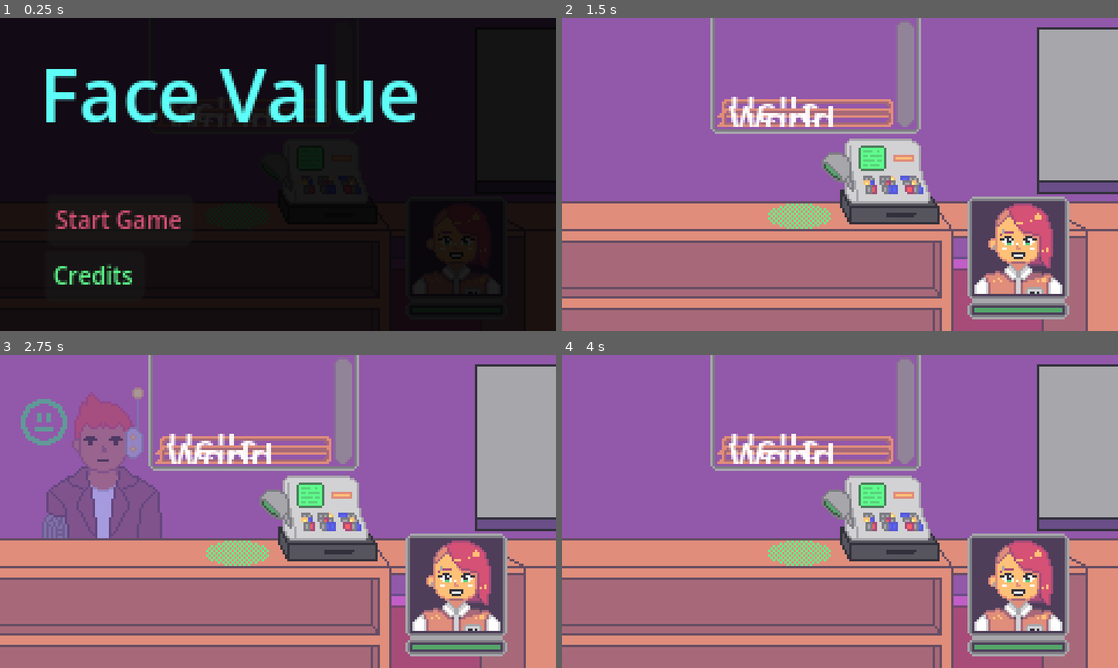
Above: before the commit, frames 1-4 (two rows, left to right).
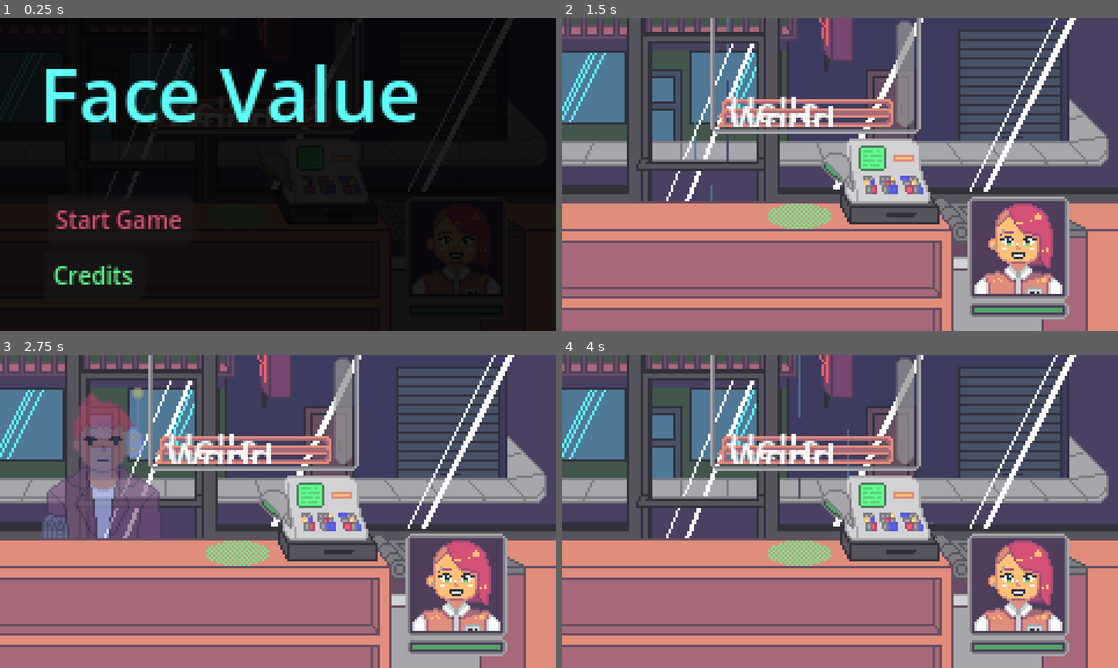
Above: after the commit, the same moments.

Repository: goofanader/ggj-2026
Game: Godot game, scene res://Scenes/Main Scene.tscn
The game is run twice, just before and just after one commit, with the same random seed, the same clock (stepped at 60 frames per second) and the same inputs.
Inputs (mouse positions are in pixels of both pictures, inside the frame that each line leads up to):
- Up to frame 1 (0.25 s): no input
- Up to frame 2 (1.5 s): click "Start Game" at 0.5 s; tap Enter (Spawn New Customer) at 1.25 s; move the mouse to (878, 180) at 1.27 s; hold Backspace (Clear Customers) from 1.28 s (still down); click (878, 180) at 1.42 s
- Up to frame 3 (2.75 s): move the mouse to (166, 527) at 2.02 s; release Backspace (Clear Customers) at 2.03 s; tap Enter (Spawn New Customer) at 2.1 s; click (166, 527) at 2.17 s
- Up to frame 4 (4 s): move the mouse to (895, 442) at 2.77 s; hold Backspace (Clear Customers) 2.78-3.53 s; click (895, 442) at 2.92 s; move the mouse to (812, 574) at 3.52 s; tap Enter (Spawn New Customer) at 3.6 s; click (812, 574) at 3.67 s

The runs differ from the first frame. In frame 1, less than 0.1% of the frame differs, in the area x 85-92%, y 2-25%; in frame 2, 52%, in the area x 0-100%, y 0-100%; in frame 3, 51%; in frame 4, 52%.

Commit message:
new background + rain

Diff:
--- a/Scenes/Customer.tscn
+++ b/Scenes/Customer.tscn
@@ -6,7 +6,6 @@
 [ext_resource type="Texture2D" uid="uid://cyho4ggubdvhx" path="res://Assets/Art/Characters/Anger.png" id="3_j21p7"]
 [ext_resource type="AudioStream" uid="uid://bbnehfw45v3gl" path="res://Assets/Sounds/Beam_Down.wav" id="3_kosw0"]
 [ext_resource type="AudioStream" uid="uid://xwtv3v5lefag" path="res://Assets/Sounds/Door_Close.wav" id="4_1r5ol"]
-[ext_resource type="Texture2D" uid="uid://tli5yhf22qms" path="res://Assets/Art/Characters/Mood.png" id="4_rje0e"]
 [ext_resource type="AudioStream" uid="uid://s3cccg8tvs07" path="res://Assets/Sounds/Door_Open.wav" id="5_6nvjr"]
 [ext_resource type="AudioStream" uid="uid://ctalrj1cl3ssu" path="res://Assets/Sounds/Electric_Sparks.wav" id="6_4qdli"]
 
@@ -58,57 +57,6 @@
 }],
 "loop": true,
 "name": &"Angry 2",
-"speed": 5.0
-}]
-
-[sub_resource type="AtlasTexture" id="AtlasTexture_6nvjr"]
-atlas = ExtResource("4_rje0e")
-region = Rect2(72, 0, 24, 24)
-
-[sub_resource type="AtlasTexture" id="AtlasTexture_4qdli"]
-atlas = ExtResource("4_rje0e")
-region = Rect2(0, 0, 24, 24)
-
-[sub_resource type="AtlasTexture" id="AtlasTexture_cl1o2"]
-atlas = ExtResource("4_rje0e")
-region = Rect2(24, 0, 24, 24)
-
-[sub_resource type="AtlasTexture" id="AtlasTexture_27sx0"]
-atlas = ExtResource("4_rje0e")
-region = Rect2(48, 0, 24, 24)
-
-[sub_resource type="SpriteFrames" id="SpriteFrames_rje0e"]
-animations = [{
-"frames": [{
-"duration": 1.0,
-"texture": SubResource("AtlasTexture_6nvjr")
-}],
-"loop": true,
-"name": &"Angry",
-"speed": 5.0
-}, {
-"frames": [{
-"duration": 1.0,
-"texture": SubResource("AtlasTexture_4qdli")
-}],
-"loop": true,
-"name": &"Happy",
-"speed": 5.0
-}, {
-"frames": [{
-"duration": 1.0,
-"texture": SubResource("AtlasTexture_cl1o2")
-}],
-"loop": true,
-"name": &"Neutral",
-"speed": 5.0
-}, {
-"frames": [{
-"duration": 1.0,
-"texture": SubResource("AtlasTexture_27sx0")
-}],
-"loop": true,
-"name": &"Sad",
 "speed": 5.0
 }]
 
@@ -467,7 +415,7 @@
 &"Walk Out": SubResource("Animation_1r5ol")
 }
 
-[node name="Customer" type="Node2D" unique_id=1278525423 node_paths=PackedStringArray("frame_node", "sprite_node", "mood_node", "expr_node", "animator", "audio_node")]
+[node name="Customer" type="Node2D" unique_id=1278525423 node_paths=PackedStringArray("frame_node", "sprite_node", "expr_node", "animator", "audio_node")]
 script = ExtResource("1_o7g7w")
 audio_files = Dictionary[String, AudioStream]({
 "Beam Down": ExtResource("3_kosw0"),
@@ -478,7 +426,6 @@
 })
 frame_node = NodePath("Customer_Frame")
 sprite_node = NodePath("Customer_Frame/Customer Sprite")
-mood_node = NodePath("Customer_Frame/Moon Indicator")
 expr_node = NodePath("Customer_Frame/Customer Expression")
 animator = NodePath("Customer_Frame/AnimationPlayer")
 audio_node = NodePath("Customer_Frame/AudioStreamPlayer2D")
@@ -496,11 +443,6 @@
 sprite_frames = SubResource("SpriteFrames_1r5ol")
 animation = &"Angry 2"
 
-[node name="Moon Indicator" type="AnimatedSprite2D" parent="Customer_Frame" unique_id=1084064898]
-position = Vector2(-25, -57)
-sprite_frames = SubResource("SpriteFrames_rje0e")
-animation = &"Happy"
-
 [node name="AnimationPlayer" type="AnimationPlayer" parent="Customer_Frame" unique_id=485819954]
 root_node = NodePath("../..")
 libraries/ = SubResource("AnimationLibrary_6nvjr")
--- a/Scenes/Main Scene.tscn
+++ b/Scenes/Main Scene.tscn
@@ -1,12 +1,10 @@
 [gd_scene format=3 uid="uid://d2wig6v3ksphj"]
 
 [ext_resource type="Script" uid="uid://doxe6253y3sku" path="res://Scripts/main_scene.gd" id="1_4y6ly"]
-[ext_resource type="Texture2D" uid="uid://cpspwe73ld65c" path="res://Assets/Art/Background/wall_bg.png" id="1_atbvb"]
 [ext_resource type="PackedScene" uid="uid://rfyl0f42xd2f" path="res://Scenes/Item.tscn" id="2_56oky"]
 [ext_resource type="Texture2D" uid="uid://ujp8tw0paiu6" path="res://Assets/Art/Background/back_table.png" id="2_ke1vn"]
 [ext_resource type="Script" uid="uid://4t7ehoq1t80x" path="res://Scripts/customer_data.gd" id="2_l533x"]
 [ext_resource type="SpriteFrames" uid="uid://ig0bwfm563il" path="res://Assets/Art/Characters/customer_test_frames.tres" id="3_1051w"]
-[ext_resource type="Texture2D" uid="uid://qd1d050vdn30" path="res://Assets/Art/Background/front_table.png" id="3_v87v2"]
 [ext_resource type="Texture2D" uid="uid://b6ry56fg0rdoj" path="res://Assets/Art/Background/register.png" id="4_156p1"]
 [ext_resource type="Texture2D" uid="uid://j7ahjlb32un3" path="res://Assets/Art/Background/scanner_spot.png" id="5_7enb7"]
 [ext_resource type="SpriteFrames" uid="uid://peoq2t8hhfx6" path="res://Assets/Art/Characters/eye_girl_frames.tres" id="5_bgl0a"]
@@ -14,10 +12,15 @@
 [ext_resource type="Script" path="res://Scripts/background_sounds.gd" id="5_uctcs"]
 [ext_resource type="SpriteFrames" uid="uid://borlb3ab3ej5x" path="res://Assets/Art/Characters/robot_frames.tres" id="6_777q4"]
 [ext_resource type="PackedScene" uid="uid://dfife271rokxq" path="res://Scenes/Customer.tscn" id="7_7enb7"]
+[ext_resource type="Texture2D" uid="uid://1xp7sa4enjc0" path="res://Assets/Art/Background/street.png" id="8_1n7h2"]
 [ext_resource type="PackedScene" uid="uid://yvs2w16l73e7" path="res://Scenes/Dialog.tscn" id="9_105va"]
+[ext_resource type="Script" uid="uid://dsiwpy0t3rcm4" path="res://Scripts/rain.gd" id="9_777q4"]
 [ext_resource type="Script" uid="uid://dw5l65yena3g6" path="res://Scripts/register.gd" id="9_mlytr"]
+[ext_resource type="PackedScene" uid="uid://dxkajydmw3b80" path="res://Scenes/rain_drop.tscn" id="10_n5ssh"]
 [ext_resource type="AudioStream" uid="uid://b7yo0mbh8h2j0" path="res://Assets/Sounds/Register_Beep.wav" id="11_5ye1r"]
+[ext_resource type="Texture2D" uid="uid://bxubgsq3bmdbn" path="res://Assets/Art/Background/back_wall.png" id="11_v38rm"]
 [ext_resource type="AudioStream" uid="uid://btohdyemvub5e" path="res://Assets/Sounds/Register_Kaching.wav" id="12_5ye1r"]
+[ext_resource type="Texture2D" uid="uid://dy6n5gvk4rihg" path="res://Assets/Art/Background/table_front.png" id="13_fjyh7"]
 [ext_resource type="AudioStream" uid="uid://b26oyhgbm2dpi" path="res://Assets/Sounds/Background_Loop.ogg" id="17_mtrcc"]
 [ext_resource type="AudioStream" uid="uid://b8ik7htsx2j7g" path="res://Assets/Sounds/Bustling_People.wav" id="19_moxyw"]
 [ext_resource type="AudioStream" uid="uid://cpklr4e6fipph" path="res://Assets/Sounds/Siren_Close.wav" id="20_bgl0a"]
@@ -32,6 +35,12 @@
 customer_scene = ExtResource("7_7enb7")
 metadata/_custom_type_script = "uid://4t7ehoq1t80x"
 
+[sub_resource type="Curve2D" id="Curve2D_bgl0a"]
+_data = {
+"points": PackedVector2Array(0, 0, 0, 0, 0, 0, 0, 0, 0, 0, 240, 0)
+}
+point_count = 2
+
 [sub_resource type="CapsuleShape2D" id="CapsuleShape2D_4y6ly"]
 radius = 3.0
 height = 18.0
@@ -68,14 +77,24 @@
 [node name="Background Image" type="TextureRect" parent="Bg" unique_id=198714438]
 offset_right = 240.0
 offset_bottom = 135.0
-texture = ExtResource("1_atbvb")
+texture = ExtResource("8_1n7h2")
 metadata/_edit_lock_ = true
 
-[node name="Background Color" type="ColorRect" parent="Bg" unique_id=264494243]
-z_index = -100
+[node name="Rain" type="Path2D" parent="Bg" unique_id=775347751]
+curve = SubResource("Curve2D_bgl0a")
+script = ExtResource("9_777q4")
+drop = ExtResource("10_n5ssh")
+
+[node name="PathFollow2D" type="PathFollow2D" parent="Bg/Rain" unique_id=78499294]
+
+[node name="Timer" type="Timer" parent="Bg/Rain" unique_id=1367093035]
+wait_time = 0.05
+autostart = true
+
+[node name="Background Image2" type="TextureRect" parent="Bg" unique_id=1488079086]
 offset_right = 240.0
 offset_bottom = 135.0
-color = Color(0.654902, 0.6509804, 0.67058825, 1)
+texture = ExtResource("11_v38rm")
 metadata/_edit_lock_ = true
 
 [node name="Fg" type="Node2D" parent="." unique_id=180572099]
@@ -92,7 +111,7 @@
 [node name="Table Front" type="TextureRect" parent="Fg/Table" unique_id=1101406131]
 offset_right = 40.0
 offset_bottom = 40.0
-texture = ExtResource("3_v87v2")
+texture = ExtResource("13_fjyh7")
 metadata/_edit_lock_ = true
 
 [node name="Register" type="Sprite2D" parent="Fg" unique_id=57658671]
@@ -274,6 +293,7 @@
 text = "Yinfinity
 Sound & Art"
 
+[connection signal="timeout" from="Bg/Rain/Timer" to="Bg/Rain" method="_on_timer_timeout"]
 [connection signal="checkout" from="Fg/Register" to="." method="_on_register_checkout"]
 [connection signal="scan" from="Fg/Register" to="." method="_on_register_scan"]
 [connection signal="area_entered" from="Fg/Register/ScanSpot/ScanSpotArea" to="Fg/Register" method="_on_scan_spot_area_area_entered"]
--- /dev/null
+++ b/Scenes/rain_drop.tscn
@@ -0,0 +1,10 @@
+[gd_scene format=3 uid="uid://dxkajydmw3b80"]
+
+[ext_resource type="Script" uid="uid://c4bkn8dxur8ti" path="res://Scripts/rain_drop.gd" id="1_to2f3"]
+[ext_resource type="Texture2D" uid="uid://uoa2uugv4np1" path="res://Assets/Art/Background/drop.png" id="2_erhun"]
+
+[node name="RainDrop" type="Node2D" unique_id=394365430]
+script = ExtResource("1_to2f3")
+
+[node name="Sprite2D" type="Sprite2D" parent="." unique_id=2030069089]
+texture = ExtResource("2_erhun")
--- a/Scripts/customer_scene.gd
+++ b/Scripts/customer_scene.gd
@@ -23,7 +23,6 @@
 @export_group("Node Attachements")
 @export var frame_node: Node2D
 @export var sprite_node: AnimatedSprite2D
-@export var mood_node: AnimatedSprite2D
 @export var expr_node: AnimatedSprite2D
 @export var animator: AnimationPlayer
 @export var audio_node: AudioStreamPlayer2D
@@ -61,20 +60,16 @@
 		match mood:
 			Mood.Happy:
 				sprite_node.play("Happy")
-				mood_node.play("Happy")
 				expr_node.visible = false
 			Mood.Neutral:
 				sprite_node.play("Neutral")
-				mood_node.play("Neutral")
 				expr_node.visible = false
 			Mood.Sad:
 				sprite_node.play("Sad")
-				mood_node.play("Sad")
 				expr_node.visible = true
 				expr_node.play("Angry 1")
 			Mood.Angry:
 				sprite_node.play("Sad")
-				mood_node.play("Angry")
 				expr_node.visible = true
 				expr_node.play("Angry 2")
 
--- /dev/null
+++ b/Scripts/rain.gd
@@ -0,0 +1,10 @@
+extends Path2D
+
+@export var drop: PackedScene
+
+func _on_timer_timeout() -> void:
+	var new_drop = drop.instantiate()
+	var drop_location = $PathFollow2D
+	drop_location.progress_ratio = randf()
+	new_drop.position = drop_location.position
+	add_child(new_drop)
--- /dev/null
+++ b/Scripts/rain_drop.gd
@@ -0,0 +1,10 @@
+extends Node2D
+
+const SPEED: int = 800
+
+# Called every frame. 'delta' is the elapsed time since the previous frame.
+func _process(delta: float) -> void:
+	if position.y > 170:
+		queue_free()
+	else:
+		position += Vector2.DOWN * SPEED * delta
Binary file added: Assets/Art/Background/back_wall.png
Not shown, added: Assets/Art/Background/back_wall.png.import
Binary file added: Assets/Art/Background/drop.png
Not shown, added: Assets/Art/Background/drop.png.import
Binary file added: Assets/Art/Background/street.png
Not shown, added: Assets/Art/Background/street.png.import
Binary file added: Assets/Art/Background/table_front.png
Not shown, added: Assets/Art/Background/table_front.png.import
Not shown, added: Scripts/rain.gd.uid
Not shown, added: Scripts/rain_drop.gd.uid
